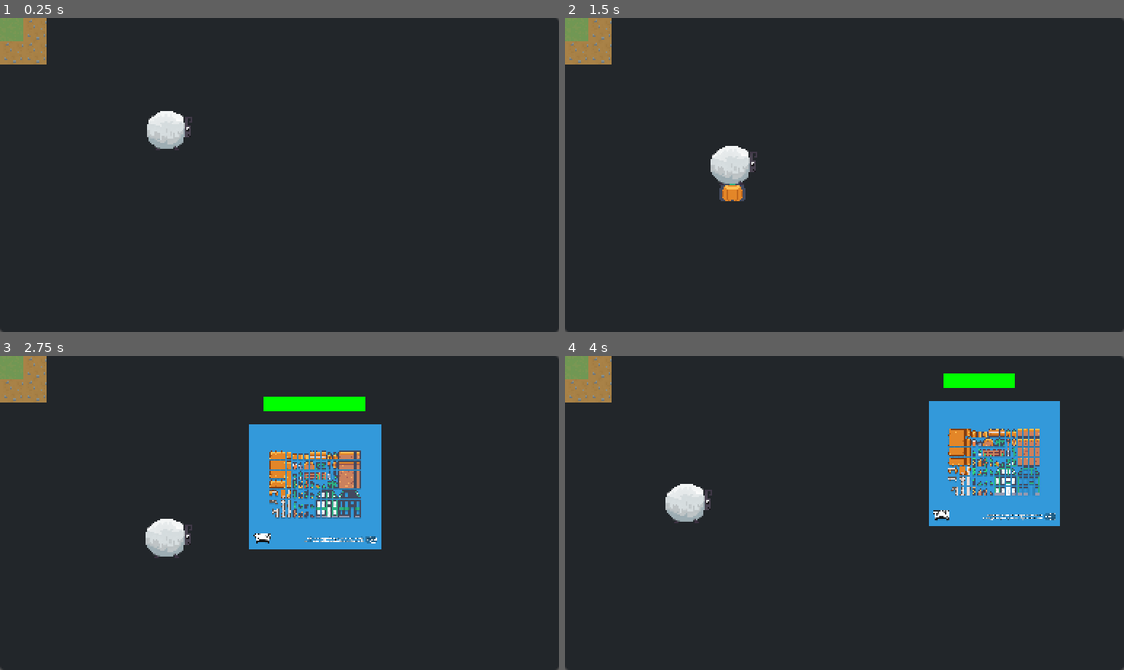
Above: before the commit, frames 1-4 (two rows, left to right).
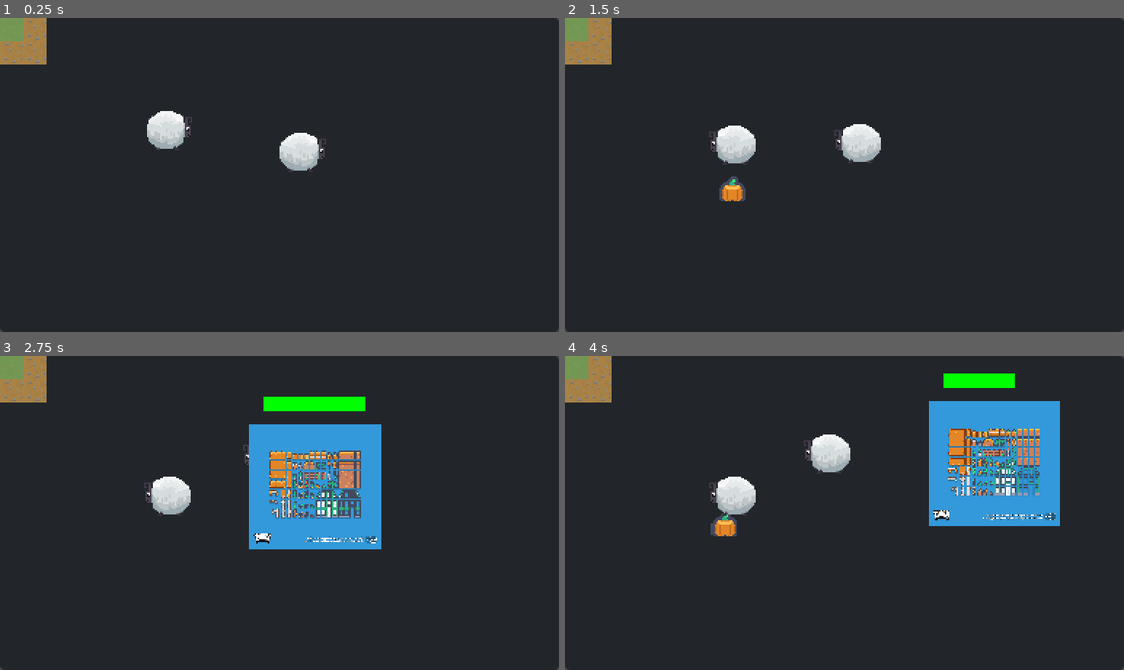
Above: after the commit, the same moments.

Repository: goessm/magic-poop
Game: Godot game, scene res://poop_game.tscn
The game is run twice, just before and just after one commit, with the same random seed, the same clock (stepped at 60 frames per second) and the same inputs.
Inputs (mouse positions are in pixels of both pictures, inside the frame that each line leads up to):
- Up to frame 1 (0.25 s): no input
- Up to frame 2 (1.5 s): tap Enter at 0.5 s; move the mouse to (967, 159) at 0.52 s; click (967, 159) at 0.67 s; move the mouse to (732, 190) at 1.27 s; click (732, 190) at 1.42 s
- Up to frame 3 (2.75 s): move the mouse to (335, 443) at 2.02 s; click (335, 443) at 2.17 s
- Up to frame 4 (4 s): move the mouse to (816, 575) at 2.77 s; click (816, 575) at 2.92 s; move the mouse to (727, 525) at 3.52 s; click (727, 525) at 3.67 s

The runs differ from the first frame. In frame 1, 0.8% of the frame differs, in the area x 50-59%, y 36-50%; in frame 2, 2.0%; in frame 3, 1.6%; in frame 4, 2.6%, in the area x 17-52%, y 25-58%.

Commit message:
flip sheep

Diff:
--- a/FarmScene/Animals/Movement/WanderBehaviour/wander_behaviour.gd
+++ b/FarmScene/Animals/Movement/WanderBehaviour/wander_behaviour.gd
@@ -3,7 +3,7 @@
 const start_moving_chance := 0.3
 const stop_moving_chance := 0.6
 
-@export var speed := 50.0
+@export var speed := 20.0
 
 @onready var parent: Animal = $".."
 
--- a/FarmScene/Animals/animal.gd
+++ b/FarmScene/Animals/animal.gd
@@ -7,6 +7,8 @@
 
 @onready var animation_player = $AnimationPlayer
 @onready var poop_timer = $PoopTimer
+@onready var animated_sprite = $AnimatedSprite2D
+
 
 func _ready():
 	poop_timer.timeout.connect(poop)
@@ -26,6 +28,8 @@
 
 func move(direction: Vector2):
 	position += direction
+	animated_sprite.flip_h = direction.x < 0
+
 
 func _spawn_poop():
 	var poop = poopScene.instantiate()
--- a/FarmScene/farm_scene.tscn
+++ b/FarmScene/farm_scene.tscn
@@ -26,3 +26,6 @@
 
 [node name="Animal" parent="Farm" instance=ExtResource("1_2lqmr")]
 position = Vector2(116, 74)
+
+[node name="Animal2" parent="Farm" instance=ExtResource("1_2lqmr")]
+position = Vector2(208, 89)
